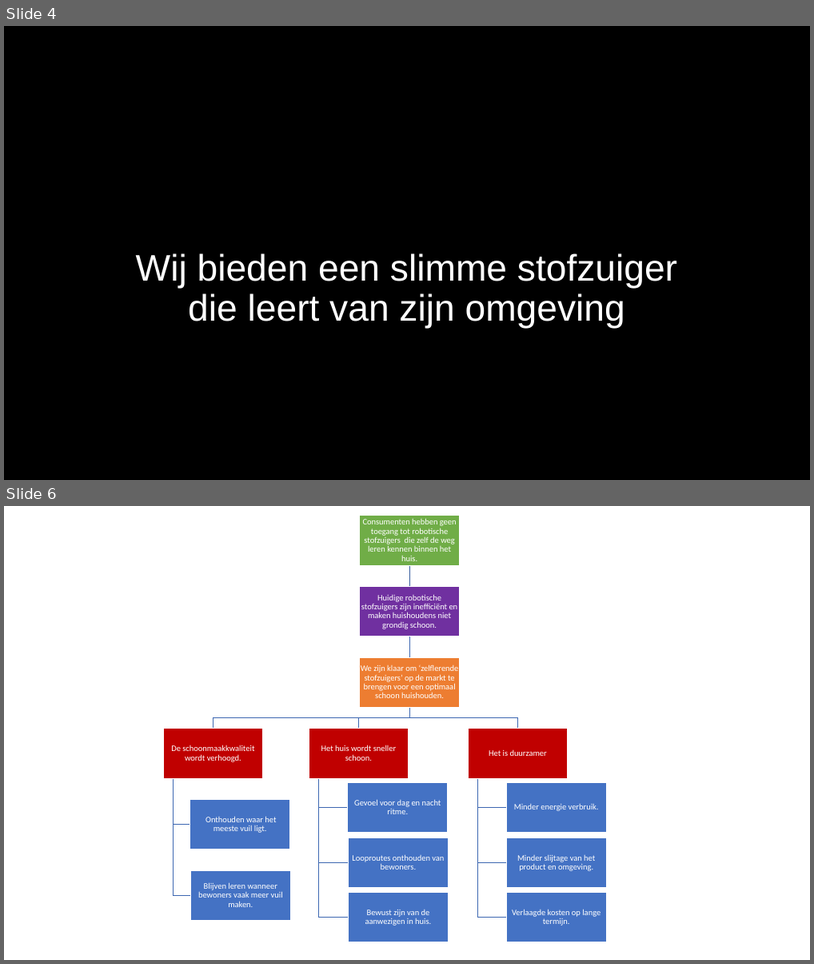
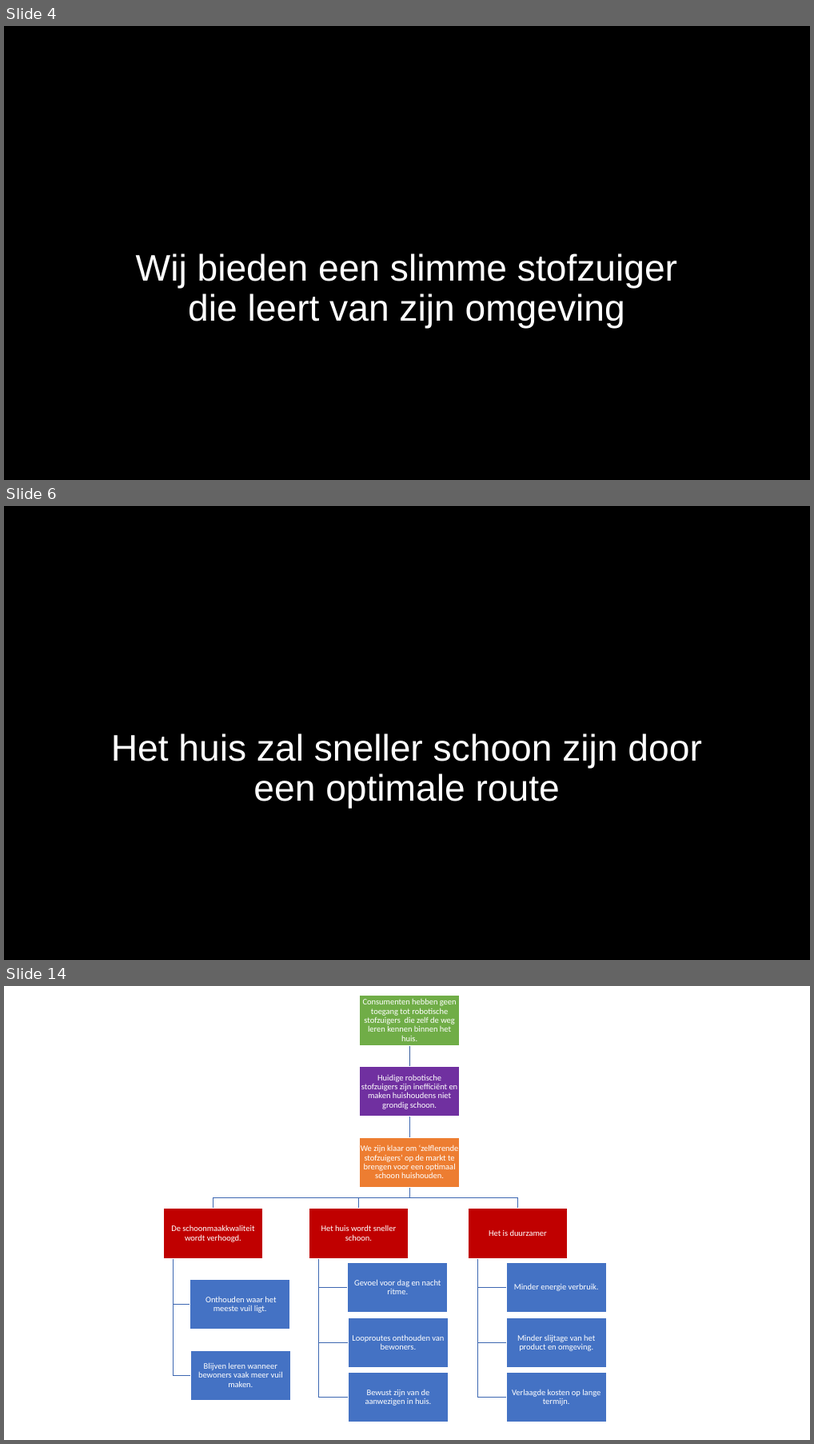
Before and after one commit to WouterNoordhof/NotS-P-Stofzuiger, a slide deck: docs/Presentaties/StoryboardPresentatie.pptx. Shown one above the other, each under a label of ours: slides 4 and 6 before the commit, slides 4, 6 and 14 after it; the slides between them are not shown. The pictures are 814x964 and 814x1444 pixels, drawn with LibreOffice and Linux fonts; fonts in the diff are those of the drawing; background and template pictures are left out. Boxes give left, top, right and bottom in pixels: in the first picture for what was removed or moved away, otherwise in the second. Text is boxed around its words. In the diff, an @@ line names an element or a change of style, - is before the commit and + after.

```diff
--- a/docs/Presentaties/StoryboardPresentatie.pptx
+++ b/docs/Presentaties/StoryboardPresentatie.pptx
@@ slide 6 added at [4,506,810,960], background picture (left out) @@
@@ title added at [111,733,702,808], 44 pt, text #FFFFFF @@
+Het huis zal sneller schoon zijn door een optimale route
@@ what was slide 6 is now slide 14 @@
```
Also in this commit, not shown: 1 slide changed, 8 other slides added, 1 slide removed.
